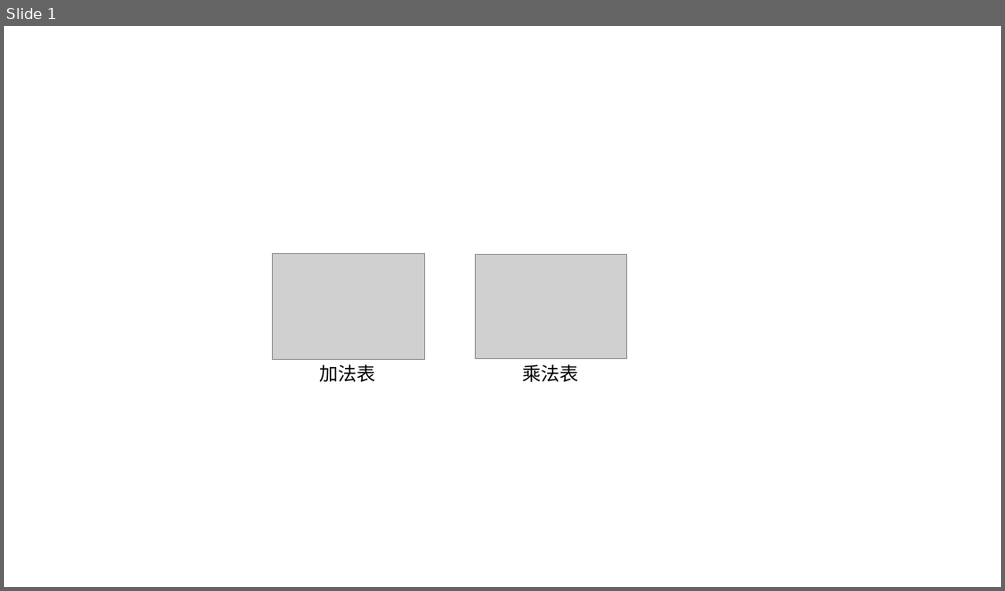
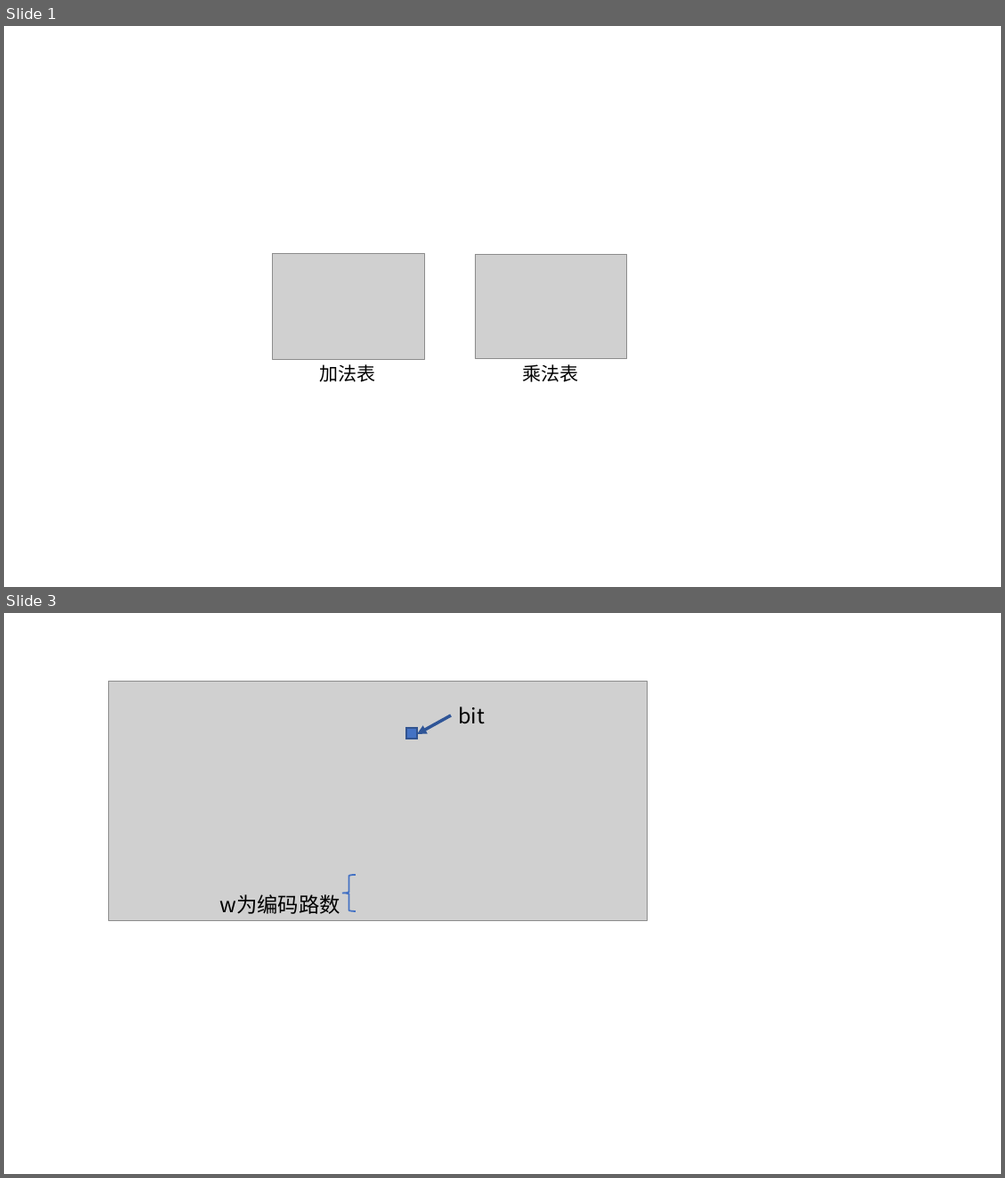
Before and after one commit to grandsail/grandsail.github.io, a slide deck: assets/rs-caucy/RS-Caucy.pptx. Shown one above the other, each under a label of ours: slide 1 before the commit, slides 1 and 3 after it; the slides between them are not shown. The pictures are 1005x591 and 1005x1178 pixels, drawn with LibreOffice and Linux fonts; fonts in the diff are those of the drawing; grey boxes stand for pictures. Boxes give left, top, right and bottom in pixels: in the first picture for what was removed or moved away, otherwise in the second. Text is boxed around its words. In the diff, an @@ line names an element or a change of style, - is before the commit and + after.

```diff
--- a/assets/rs-caucy/RS-Caucy.pptx
+++ b/assets/rs-caucy/RS-Caucy.pptx
@@ slide 3 added at bbox=[4, 613, 1001, 1174], background #FFFFFF @@
@@ picture added at bbox=[109, 681, 647, 921] @@
@@ arrow added from (451, 715) to (417, 734), #2F5597 3 pt @@
@@ text added at bbox=[458, 706, 485, 724], 20 pt, text #000000 @@
+bit
@@ rectangle added at bbox=[406, 728, 417, 738], fill #4472C4, outline #325491 1 pt @@
@@ left brace added at bbox=[342, 875, 356, 911], outline #4472C4 1.5 pt @@
@@ text added at bbox=[219, 894, 340, 914], 20 pt, text #000000 @@
+w为编码路数
```
Also in this commit, not shown: 1 other slide added, 16 other files.
